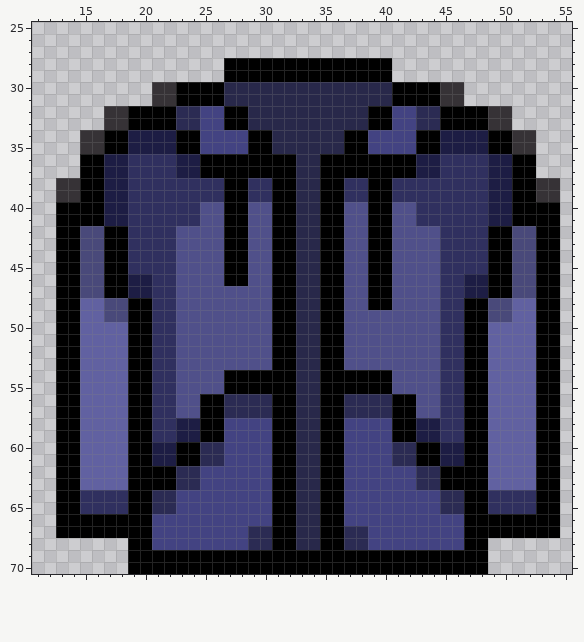
File history of a sprite sheet, sprites/spr_jacket/ecdb9637-c6b2-4a08-b14a-061eb7a443df.png. Above is the file before it was changed.
The file is 67x71 pixels. Shown: x 11..55, y 25..70.
Once edited:
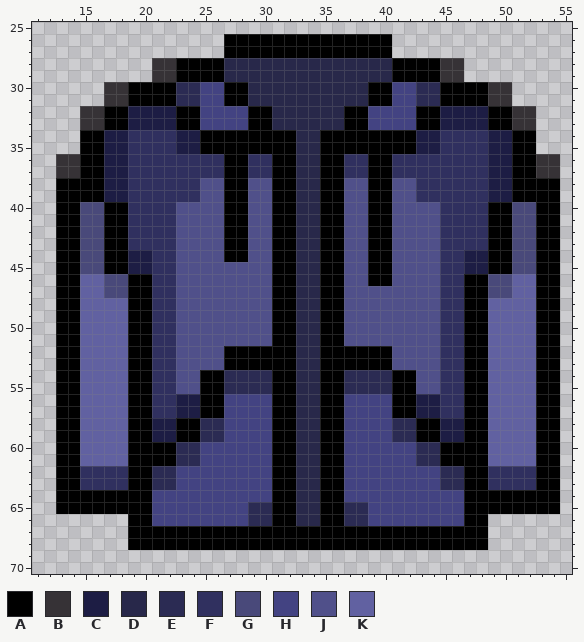
Palette (. is transparent): A #000000  B #363236  C #1d1d44  D #28284a  E #2b2b53  F #30305f  G #49497a  H #434382  J #50508a  K #6161a1
Change:
Changed rows in their new state; - is an unchanged pixel.
first column x 13:
26 --------------AAAAAAAAAAAAAA--------------
27 --------------AAAAAAAAAAAAAA--------------
28 --------BBAAAADDDDDDDDDDDDDDAAAABB--------
29 --------BBAAAADDDDDDDDDDDDDDAAAABB--------
30 ----BBAAAAEEHHAA----------AAHHEEAAAABB----
31 ----BBAAAAEEHHAA----------AAHHEEAAAABB----
32 --BBAACCCCAA--HHAA------AAHH--AACCCCAABB--
33 --BBAACCCCAA--HHAA------AAHH--AACCCCAABB--
34 --AACCFFFFCCAAAA--AA--AA--AAAACCFFFFCCAA--
35 --AACCFFFFCCAAAA--AA--AA--AAAACCFFFFCCAA--
36 BB--------FFFF--FF------FF--FFFF--------BB
37 BB--------FFFF--FF------FF--FFFF--------BB
38 AA----------JJ--JJ------JJ--JJ----------AA
39 AA----------JJ--JJ------JJ--JJ----------AA
40 --GGAA----JJ------------------JJ----AAGG--
41 --GGAA----JJ------------------JJ----AAGG--
44 ------CC--------------------------CC------
45 ------CC------JJ------------------CC------
46 --KKGGAA------JJ------------------AAGGKK--
47 --KKGGAA------------------JJ------AAGGKK--
48 ----KK--------------------JJ--------KK----
49 ----KK------------------------------KK----
52 --------------AAAA------AAAA--------------
53 --------------AAAA------AAAA--------------
54 ------------AAEEEE------EEEEAA------------
55 ------------AAEEEE------EEEEAA------------
56 ----------CC--HHHH------HHHH--CC----------
57 ----------CC--HHHH------HHHH--CC----------
58 --------CCAAEE--------------EEAACC--------
59 --------CCAAEE--------------EEAACC--------
60 --------AAEEHH--------------HHEEAA--------
61 --------AAEEHH--------------HHEEAA--------
62 --FFFF--EEHH------------------HHEE--FFFF--
63 --FFFF--EEHH------------------HHEE--FFFF--
64 --AAAA--HH----------------------HH--AAAA--
65 --AAAA--HH------EE------EE------HH--AAAA--
66 ......----------EE------EE----------......
67 ......--AAAAAAAAAA--AA--AAAAAAAAAA--......
68 --------AAAAAAAAAA--AA--AAAAAAAAAA--------
69 ------..............................------
70 ------..............................------
Pixel boxes of the changes (left, top, right, bottom) in both pictures:
changed: (56, 34, 560, 322)
changed: (56, 346, 560, 574)
